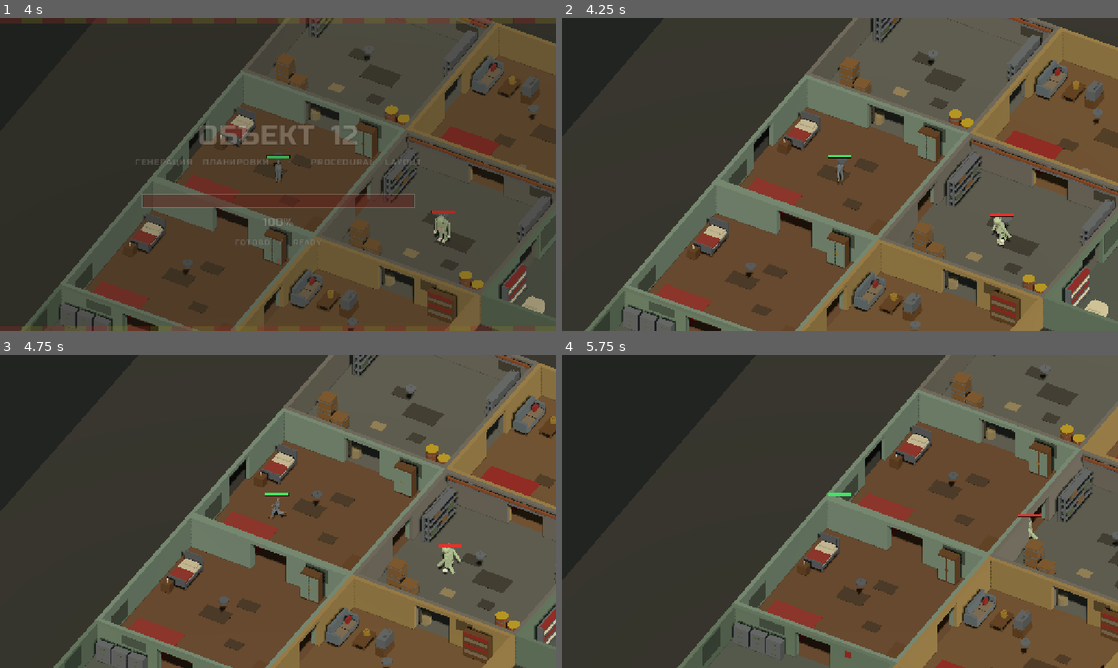
Above: before the commit, frames 1-4 (two rows, left to right).
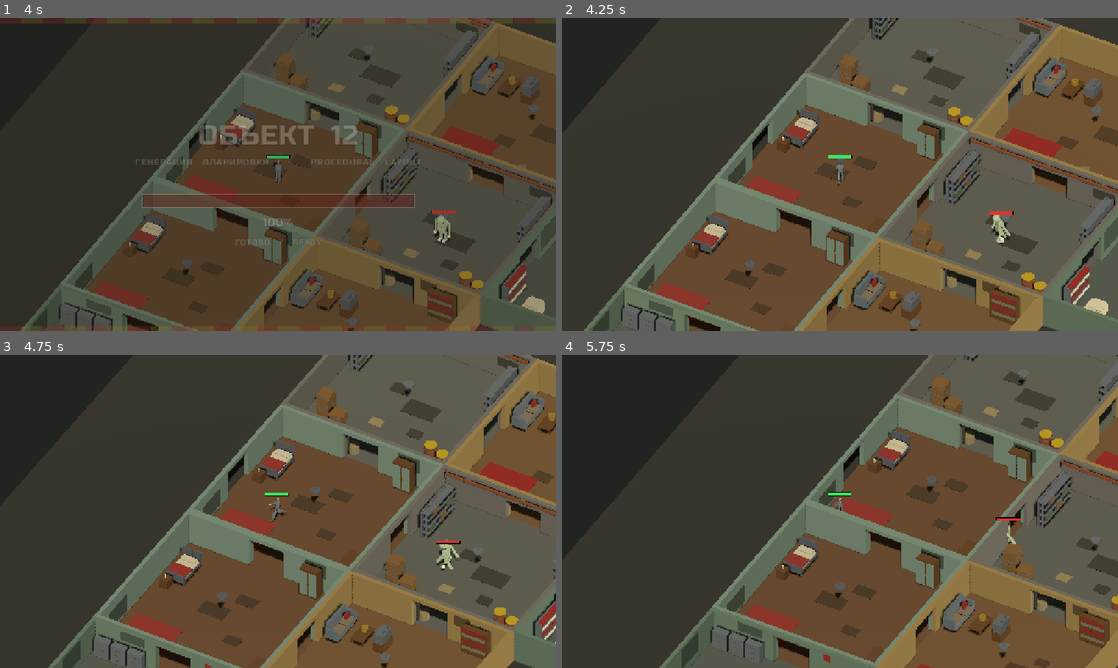
Above: after the commit, the same moments.

Repository: nhudson99/nuclear-winter
Game: Godot game, scene res://scenes/TitleScreen.tscn
Same seed, same stepped clock (60 frames per second), same inputs: the game is played once before the commit and once after it.
Inputs (mouse positions are in pixels of both pictures, inside the frame that each line leads up to):
- Up to frame 1 (4 s): tap Enter at 0.5 s; hold D (move_right) 0.53-1.28 s; hold Shift 0.53-1.28 s; click (278, 174) at 0.67 s; hold S (move_down) 1.28-2 s; tap E (interact) at 1.35 s; click (278, 174) at 1.42 s; tap Shift at 1.55, 3.6 s; click "LEVEL 1" at 2 s; move the mouse to (333, 105) at 2.77 s; hold D (move_right) 2.78-3.53 s; hold Shift 2.78-3.53 s; tap Space at 3.5 s; move the mouse to (250, 237) at 3.52 s; hold W (move_up) from 3.53 s (still down); click (250, 237) at 3.67 s
- Up to frame 2 (4.25 s): keep holding W (move_up)
- Up to frame 3 (4.75 s): move the mouse to (444, 558) at 4.27 s; release W (move_up) at 4.28 s; hold A (move_left) from 4.28 s (still down); hold Shift from 4.28 s (still down); tap E (interact) at 4.35 s
- Up to frame 4 (5.75 s): keep holding A (move_left); move the mouse to (673, 464) at 5.02 s; release Shift at 5.03 s; tap Shift at 5.1 s

Frame 1 is identical in both runs. In frame 2, 10% of the frame differs, in the area x 3-100%, y 0-100%; in frame 3, 17%; in frame 4, 28%, in the area x 17-100%, y 0-100%.

Commit message:
Play Walk at walk speed and keep preview renders looping
Digital WASD always hit the old 5.5 m/s, so the Walk clip never played. Base speed is now a walk and Shift sprints. Animation preview repeats are tiled with ffmpeg instead of extending frame_end past the action (which froze the extra loops). Main honours NW_PREVIEW_PLAYER / NW_LEVEL_SEED so the mesh can be reviewed without the monster killing the player on spawn. The game-loop smoke now asserts the four clips are on the imported player.

Co-authored-by: nhudson99 <nhudson99@users.noreply.github.com>

Diff:
--- a/godot/scripts/Main.gd
+++ b/godot/scripts/Main.gd
@@ -71,9 +71,13 @@
 	generator.progress.connect(_loading.set_progress)
 
 	var used_seed := level_seed if level_seed != 0 else randi()
+	var seed_override := OS.get_environment("NW_LEVEL_SEED")
+	if seed_override.is_valid_int():
+		used_seed = int(seed_override)
 	_layout = await generator.generate(map_root, used_seed, room_count)
 	generator.queue_free()
 	_apply_layout(_layout)
+	_apply_preview_overrides()
 
 	while Time.get_ticks_msec() - started < int(min_loading_seconds * 1000.0):
 		await get_tree().process_frame
@@ -85,7 +89,8 @@
 
 	_state = GameState.PLAYING
 	player.unlock_input()
-	monster.set_physics_process(true)
+	if OS.get_environment("NW_PREVIEW_PLAYER") != "1":
+		monster.set_physics_process(true)
 	level_ready.emit(_layout)
 
 func _apply_layout(layout: Dictionary) -> void:
@@ -103,6 +108,21 @@
 
 	monster.configure_level(layout.get("rooms", []), layout.get("bounds", AABB()))
 	_snap_camera()
+
+func _apply_preview_overrides() -> void:
+	## NW_PREVIEW_PLAYER parks the monster and tightens the iso framing so the
+	## player mesh can be reviewed without dying on the first physics tick.
+	if OS.get_environment("NW_PREVIEW_PLAYER") != "1":
+		return
+	if monster:
+		monster.set_physics_process(false)
+		monster.visible = false
+		monster.global_position += Vector3(200.0, 0.0, 200.0)
+	camera.size = 8.0
+	camera_distance = 8.0
+	camera_height = 8.0
+	_snap_camera()
+
 
 func _snap_camera() -> void:
 	camera.global_position = player.global_position + Vector3(camera_distance * 0.55, camera_height, camera_distance)
--- a/godot/scripts/Player.gd
+++ b/godot/scripts/Player.gd
@@ -3,7 +3,8 @@
 signal died
 signal item_collected
 
-@export var move_speed: float = 5.5
+@export var move_speed: float = 2.4
+@export var run_speed: float = 5.5
 @export var gravity: float = 20.0
 @export var turn_speed: float = 12.0
 @export var max_health: float = 100.0
@@ -68,8 +69,10 @@
 	if direction.length() > 1.0:
 		direction = direction.normalized()
 
-	velocity.x = direction.x * move_speed
-	velocity.z = direction.z * move_speed
+	# Digital WASD is otherwise always full speed, which would skip Walk.
+	var gait := run_speed if Input.is_key_pressed(KEY_SHIFT) else move_speed
+	velocity.x = direction.x * gait
+	velocity.z = direction.z * gait
 	_apply_gravity(delta)
 	move_and_slide()
 
--- a/godot/tools/smoke_game_loop.gd
+++ b/godot/tools/smoke_game_loop.gd
@@ -27,6 +27,20 @@
 
 	var nodes_ok := true
 	print("loop_nodes_ok=", nodes_ok)
+
+	var anim := _find_animation_player(player)
+	var clips := PackedStringArray()
+	if anim:
+		for clip_name in anim.get_animation_list():
+			clips.append(clip_name)
+	var clips_ok := (
+		anim != null
+		and clips.has("Idle")
+		and clips.has("Walk")
+		and clips.has("Run")
+		and clips.has("Die")
+	)
+	print("player_clips_ok=", clips_ok, " clips=", clips)
 
 	# Baseline monster difficulty.
 	var base_dwell: float = monster.section_dwell_time
@@ -108,7 +122,8 @@
 	print("game_over_ok=", lose_ok and lose_text_ok, " state=", main.get_game_state(), " text=", lose_label.text if lose_label else "")
 
 	var all_ok: bool = (
-		has_item
+		clips_ok
+		and has_item
 		and pickup_gone
 		and alerted
 		and dwell_halved
@@ -120,3 +135,15 @@
 	)
 	print("game_loop_smoke_ok=", all_ok)
 	quit(0 if all_ok else 1)
+
+
+func _find_animation_player(root: Node) -> AnimationPlayer:
+	if root == null:
+		return null
+	if root is AnimationPlayer:
+		return root as AnimationPlayer
+	for child in root.get_children():
+		var found := _find_animation_player(child)
+		if found:
+			return found
+	return null
Not shown, changed: README.md
Not shown, changed: blender/render_prisoner.py
